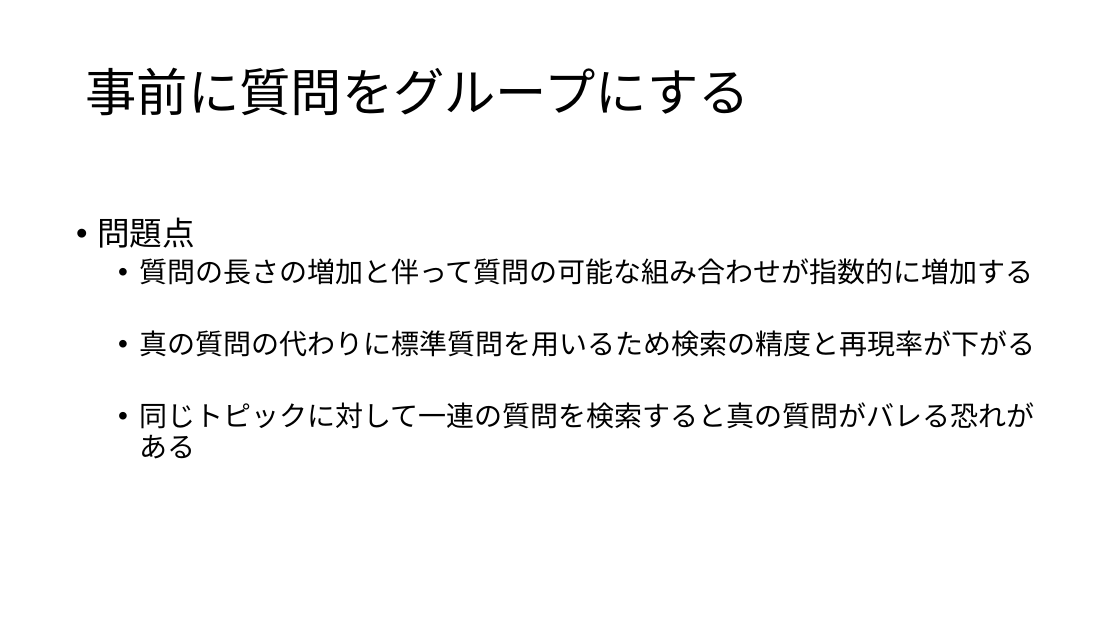
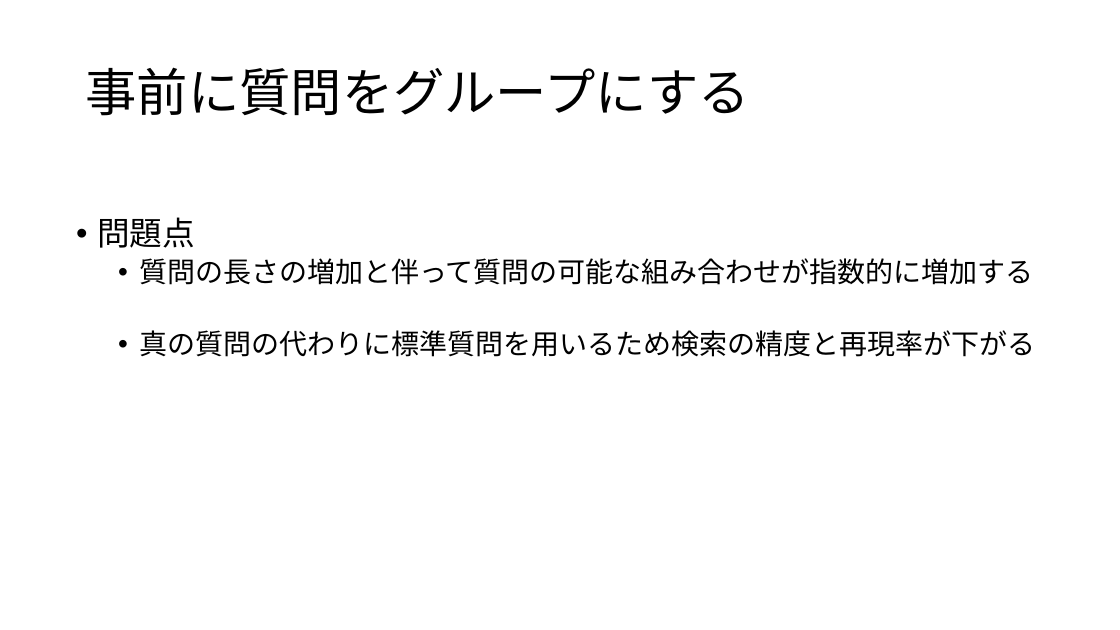
Before and after one commit to aaeviru/thesis, a slide deck: slide 20 of slide/sr2017-slide.pptx. Drawn at 1120x630 pixels with LibreOffice and Linux fonts; fonts in the diff are those of the drawing. Boxes give left, top, right and bottom in pixels: in the first picture for what was removed or moved away, otherwise in the second. Text is boxed around its words. In the diff, an @@ line names an element or a change of style, - is before the commit and + after.

```diff
--- a/slide/sr2017-slide.pptx
+++ b/slide/sr2017-slide.pptx
@@ text at [139,402,1034,459]: paragraph removed @@
-  • 同じトピックに対して一連の質問を検索すると真の質問がバレる恐れがある
```
Also in this commit, not shown: 3 other slides changed, 22 slides added, 1 slide removed, 12 other files.
